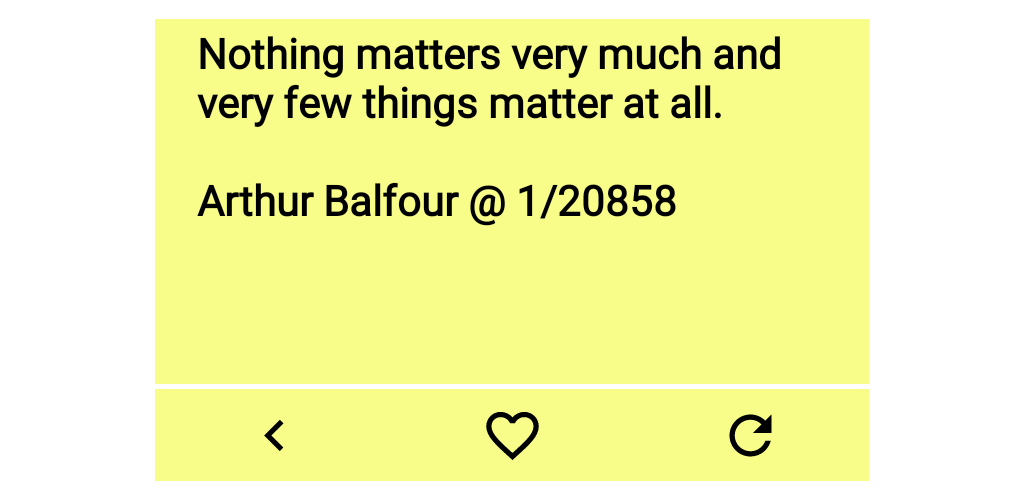
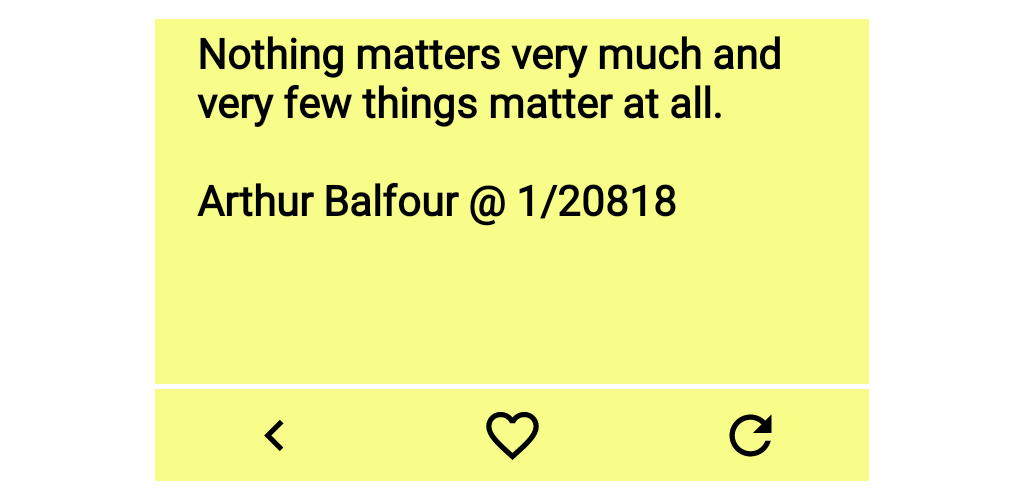
Comparing the layer stacks of the two 1024×500 images. Changes:
renamed "Quote__Unquote_ori_portrait.png" to "Quote_Unquote_ori_portrait.png", painted on it over left=632, top=184, right=653, bottom=217
